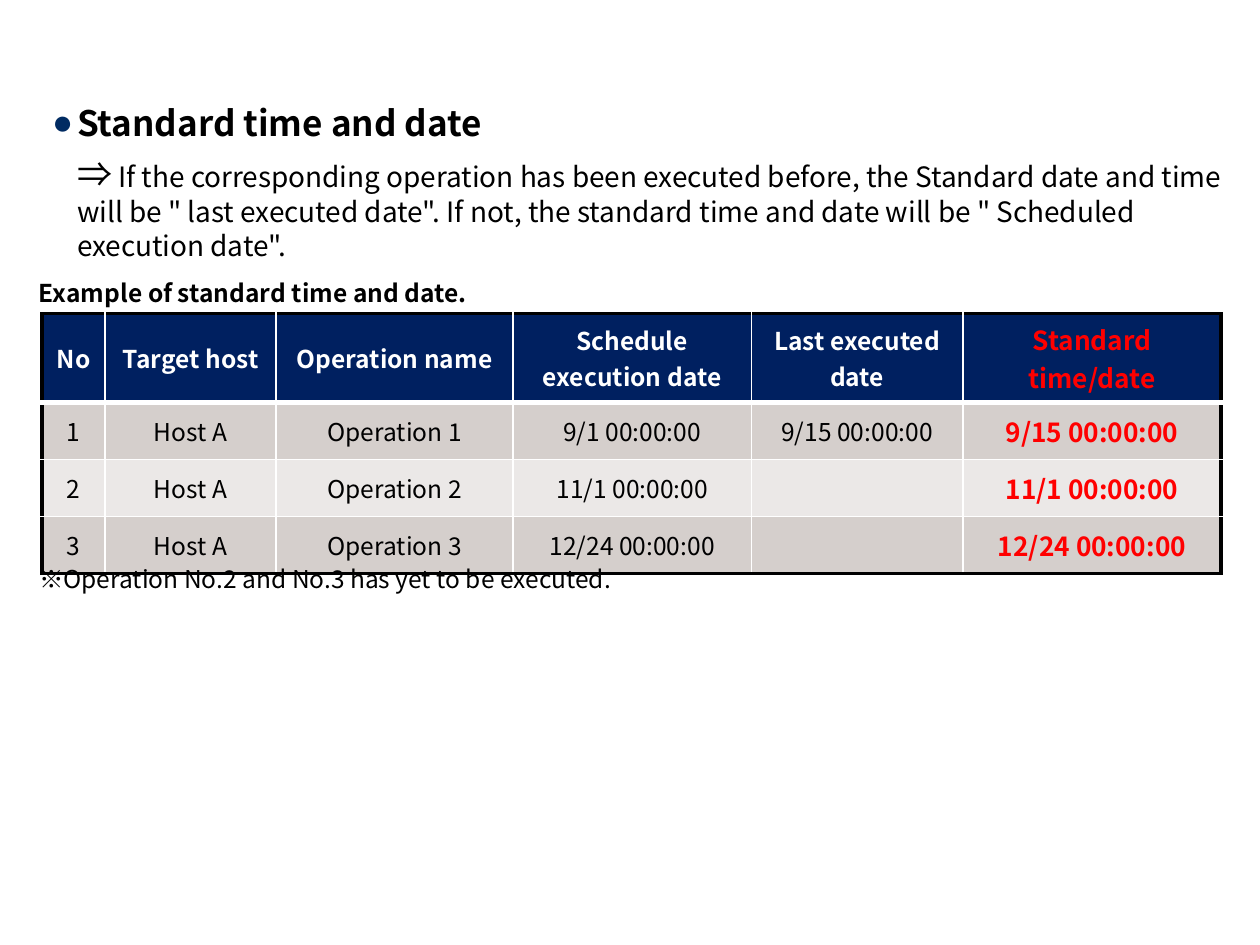
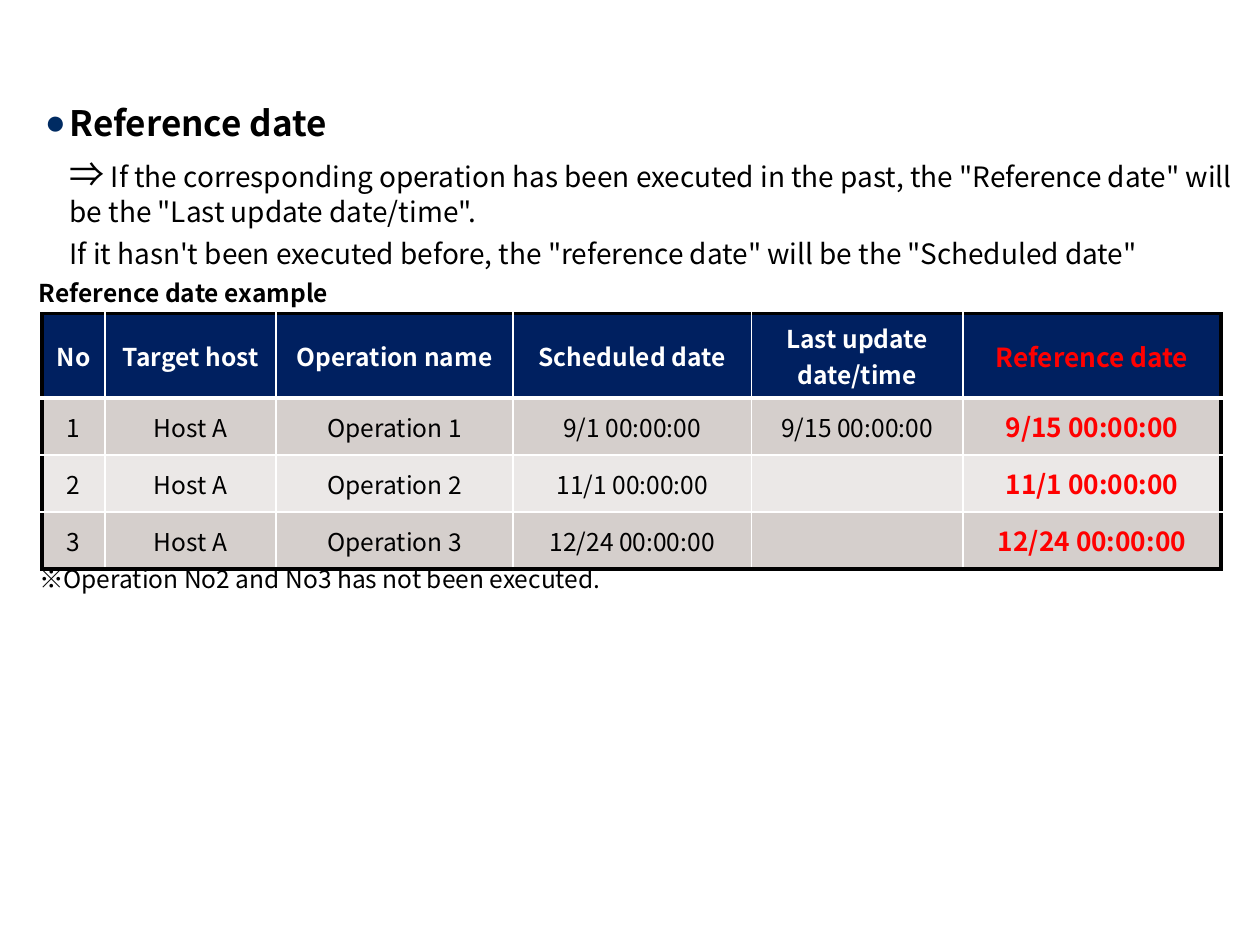
Before and after one commit to exastro-suite/it-automation-docs, a slide deck: slide 29 of asset/Learn/ITA-hg-ps_classroom_lecture_EN.pptx (slide 30 before the commit). Drawn at 1260x945 pixels with LibreOffice and Linux fonts; fonts in the diff are those of the drawing; background and template pictures are left out. Boxes give left, top, right and bottom in pixels: in the first picture for what was removed or moved away, otherwise in the second. Text is boxed around its words. In the diff, an @@ line names an element or a change of style, - is before the commit and + after.

```diff
--- a/asset/Learn/ITA-hg-ps_classroom_lecture_EN.pptx
+++ b/asset/Learn/ITA-hg-ps_classroom_lecture_EN.pptx
@@ text at [70,107,1232,269]: text changed @@
-  ● Standard time and date
-    ⇒ If the corresponding operation has been executed before, the Standard date and time will be " last executed date". If not, the standard time and date will be " Scheduled execution date".
+  ● Reference date
+    ⇒ If the corresponding operation has been executed in the past, the "Reference date" will be the "Last update date/time".
+    If it hasn't been executed before, the "reference date" will be the "Scheduled date"
@@ text at [39,282,328,308]: text changed @@
-Example of standard time and date.
+Reference date example
@@ table at [42,314,1221,561] @@
-row 1: No | Target host | Operation name | Schedule execution date | Last executed date | Standard time/date
+row 1: No | Target host | Operation name | Scheduled date | Last update date/time | Reference date
@@ text at [39,563,601,594]: text changed @@
-※Operation No.2 and No.3 has yet to be executed.
+※Operation No2 and No3 has not been executed.
```
Also in this commit, not shown: 17 other slides changed, 18 slides added, 8 slides removed, 3 other files.
